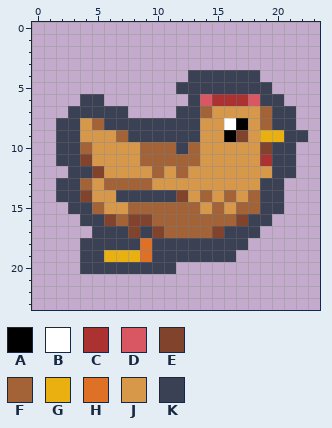
One commit to this pixel-art sprite: assets/Poules/hermione-6.png. The first picture shows the starting point.
The file is 24x24 pixels.
Palette (. is transparent): A #000000  B #ffffff  C #ac3232  D #d95763  E #82432d  F #a36336  G #eab010  H #df7126  J #d79849  K #3b4154
Pixels before, first column x 2:
 4 ...........KKKKKK....
 5 ..........KKKKKKKK...
 6 ..KK.......KDCCCDKK..
 7 .KKKKK....KKFJJJJFKK.
 8 KKJFKKKKKKKKJJBAJFKK.
 9 KKJJJFKKKKKKJJAEJGGKK
10 KKFJJJJFFFKFJJJJJEKK.
11 KKEJJJJFFFFFJJJJJCKK.
12 .KKEJJJJFJFJJJJJJJKK.
13 KKFJFFFFJJJJJJJJJKK..
14 KKEJJKKKKKEJFJFJFKK..
15 .KKFJJFFFFFFJFJFFKK..
16 ..KKEFEEFFFFFFFEKK...
17 ...KKKEKEFFFFEKKK....
18 ..KKKKKHKKKKKKKK.....
19 ..KKGGGHKKKKKKK......
20 ..KKKKKKKK...........
After the commit:
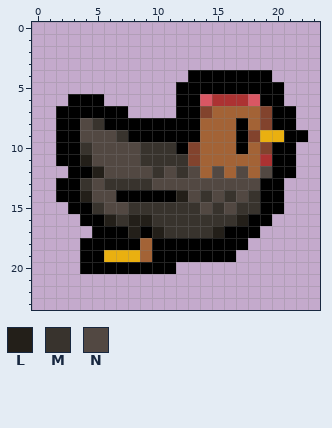
Colours new in this view: L #231f19  M #38332d  N #524842
The exact change:
Changed rows in their new state; - is an unchanged pixel.
first column x 2:
 4 -----------AAAAAAA---
 5 ----------AAAAAAAAA--
 6 -AAA------AA-----AA--
 7 AAAAAA----AAEFFFFEAA-
 8 AANMAAAAAAAAFFF-FEAA-
 9 AANNNMAAAAAAFFFAE--AA
10 AAMNNNNMMMAEFFFAF-AA-
11 AALNNNNMMMMEFFFFF-AA-
12 -AALNNNNMNMNFNFNFNAA-
13 AAMNMMMMNNNNNNNNNAA--
14 AALNNAAAAALNMNMNMAA--
15 -AAMNNMMMMMMNMNMMAA--
16 --AALMLLMMMMMMMLAA---
17 ---AAALALMMMMLAAA----
18 --AAAAAFAAAAAAAA-----
19 --AA---FAAAAAAA------
20 --AAAAAAAA-----------
Changed places in both pictures, as pixel boxes (x1, y1, x2, y2):
changed: (56, 70, 308, 274)
